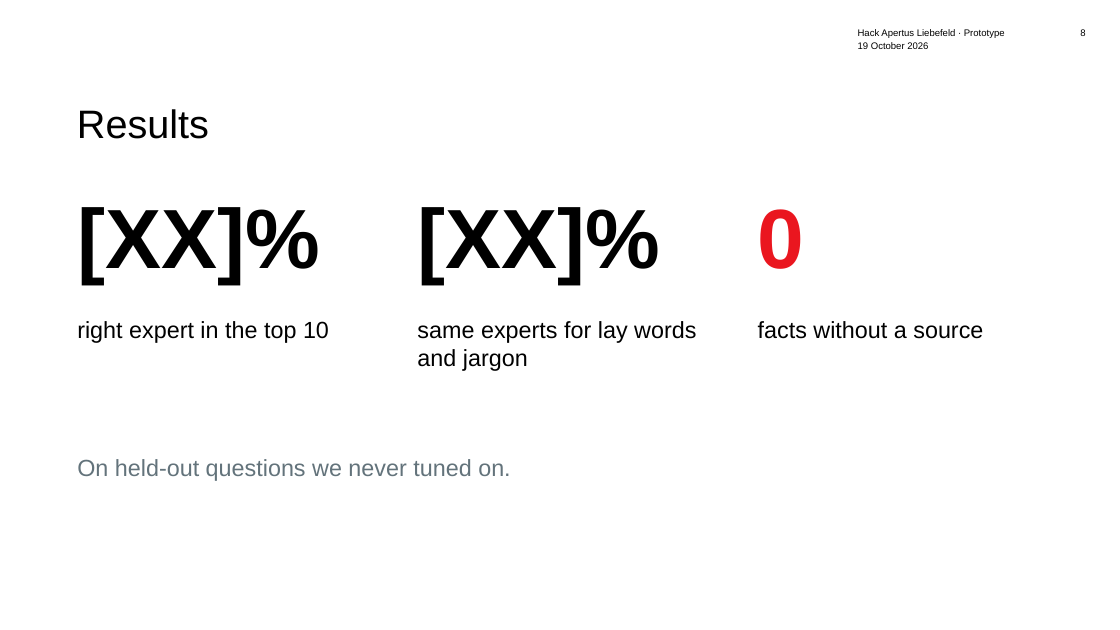
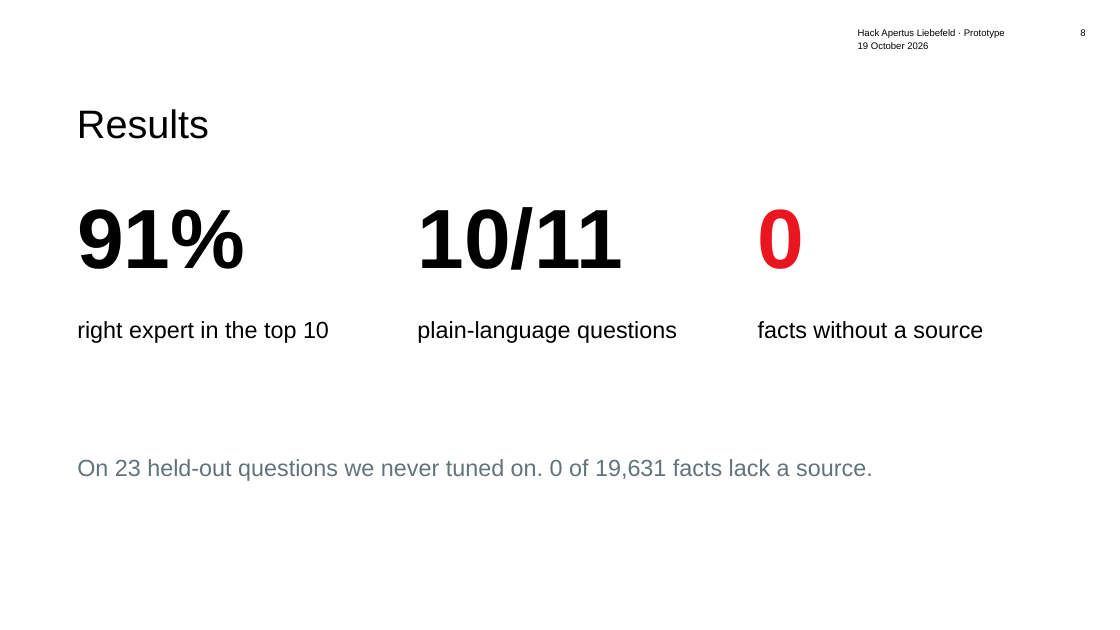
Before and after one commit to beSaif/mutz, a slide deck: slide 8 of research/Mutz_Pitch_lean_animated.pptx. Drawn at 1120x630 pixels with LibreOffice and Linux fonts; fonts in the diff are those of the drawing; background and template pictures are left out. Boxes give left, top, right and bottom in pixels: in the first picture for what was removed or moved away, otherwise in the second. Text is boxed around its words. In the diff, an @@ line names an element or a change of style, - is before the commit and + after.

```diff
--- a/research/Mutz_Pitch_lean_animated.pptx
+++ b/research/Mutz_Pitch_lean_animated.pptx
@@ text at box(77, 209, 245, 269): text changed @@
-[XX]%
+91%
@@ text at box(417, 207, 622, 270): text changed @@
-[XX]%
+10/11
@@ text at box(417, 321, 677, 343): text changed @@
-same experts for lay words and jargon
+plain-language questions
@@ text at box(77, 459, 873, 481): text changed @@
-On held-out questions we never tuned on.
+On 23 held-out questions we never tuned on. 0 of 19,631 facts lack a source.
```
Also in this commit, not shown: 9 other slides changed, 7 other files.
